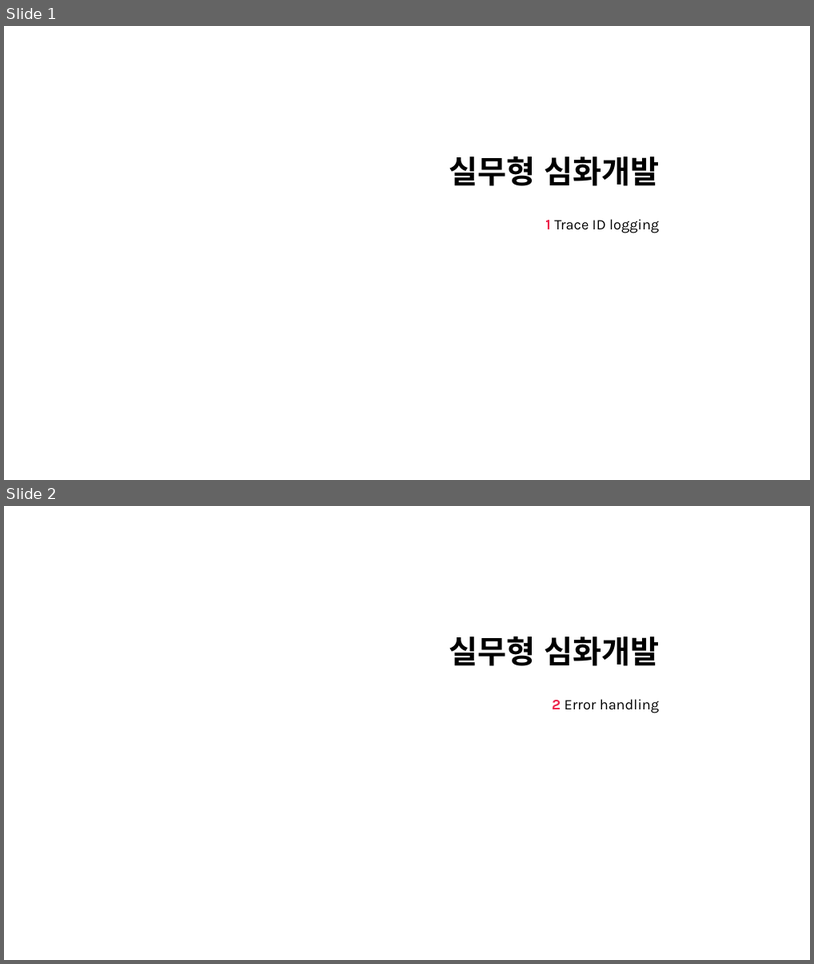
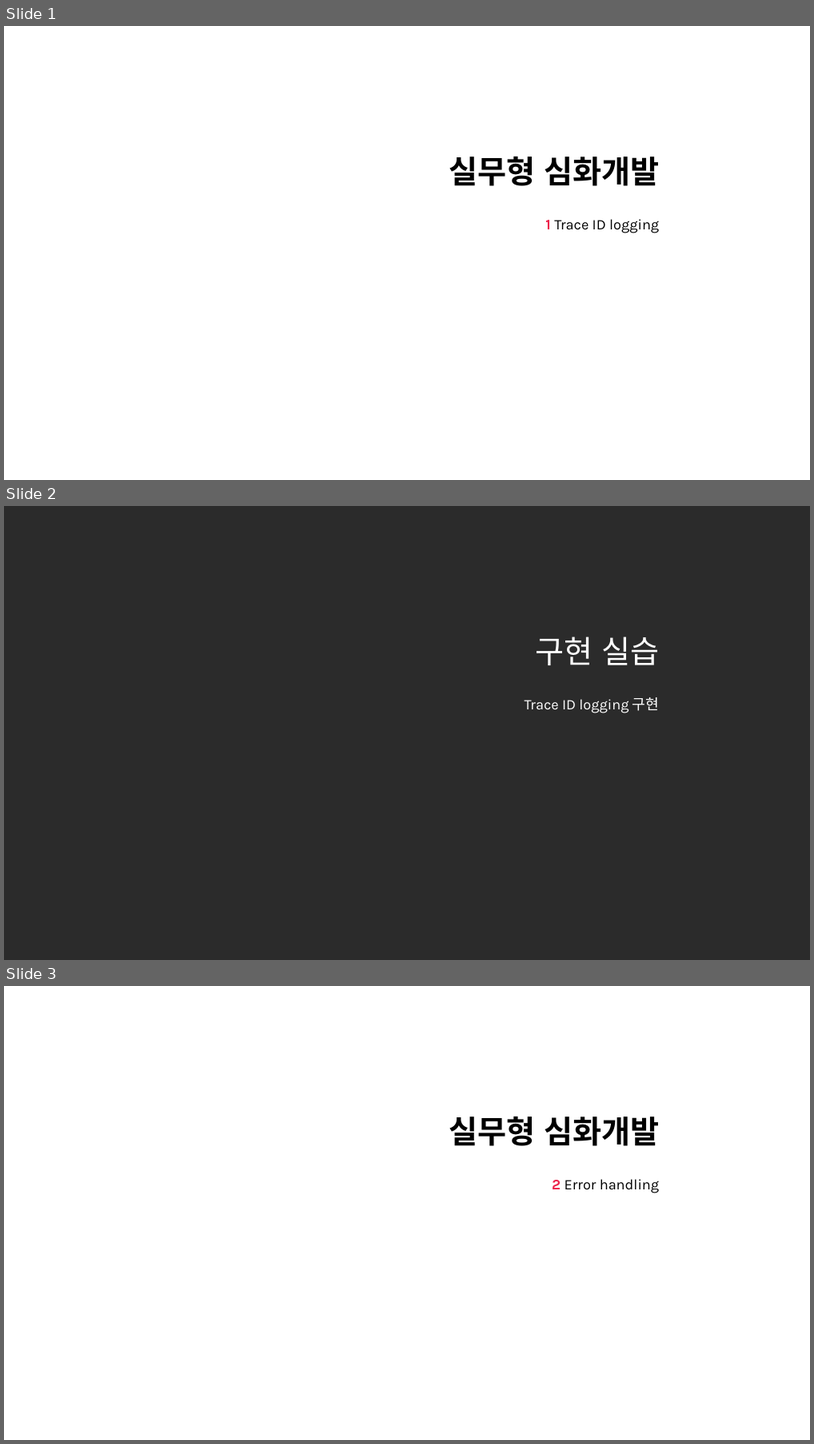
Before and after one commit to nayasis/fastcampus-hyper-webflux, a slide deck: 99.ppt/[Ch4-6. 실무형 심화개발.pptx. Shown one above the other, each under a label of ours: slides 1 and 2 before the commit, slides 1, 2 and 3 after it. The pictures are 814x964 and 814x1444 pixels, drawn with LibreOffice and Linux fonts; fonts in the diff are those of the drawing; background and template pictures are left out; a plain dark background stands for a picture behind light text. Boxes give left, top, right and bottom in pixels: in the first picture for what was removed or moved away, otherwise in the second. Text is boxed around its words. In the diff, an @@ line names an element or a change of style, - is before the commit and + after.

```diff
--- a/99.ppt/[Ch4-6. 실무형 심화개발.pptx
+++ b/99.ppt/[Ch4-6. 실무형 심화개발.pptx
@@ slide 2 added at <box>4,506,810,960</box>, background picture (left out) @@
@@ title added at <box>535,636,659,665</box>, 28 pt, text #FFFFFF @@
+구현 실습
@@ subtitle added at <box>525,697,659,713</box>, 13 pt, text #FFFFFF @@
+Trace ID logging 구현
@@ what was slide 2 is now slide 3 @@
```
Also in this commit, not shown: 8 slides changed, 12 other slides added, 1 slide removed, 1 other file.
